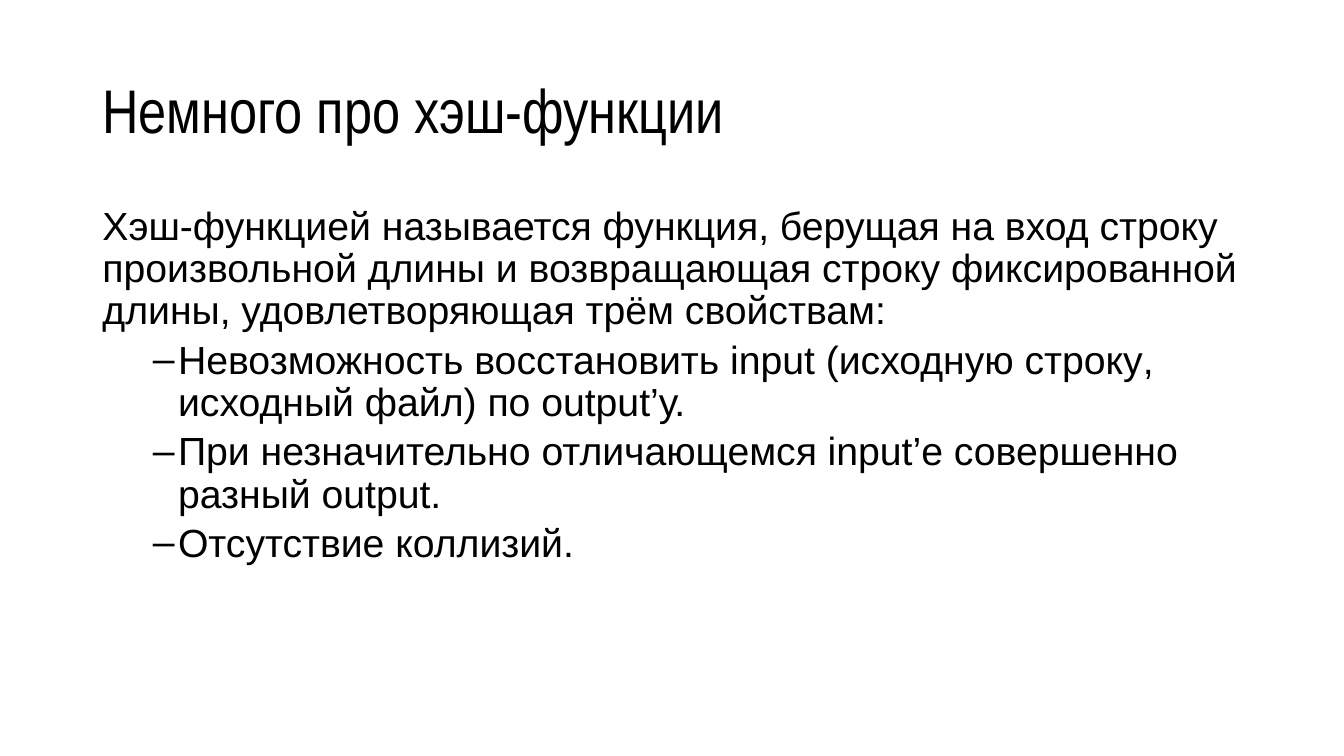
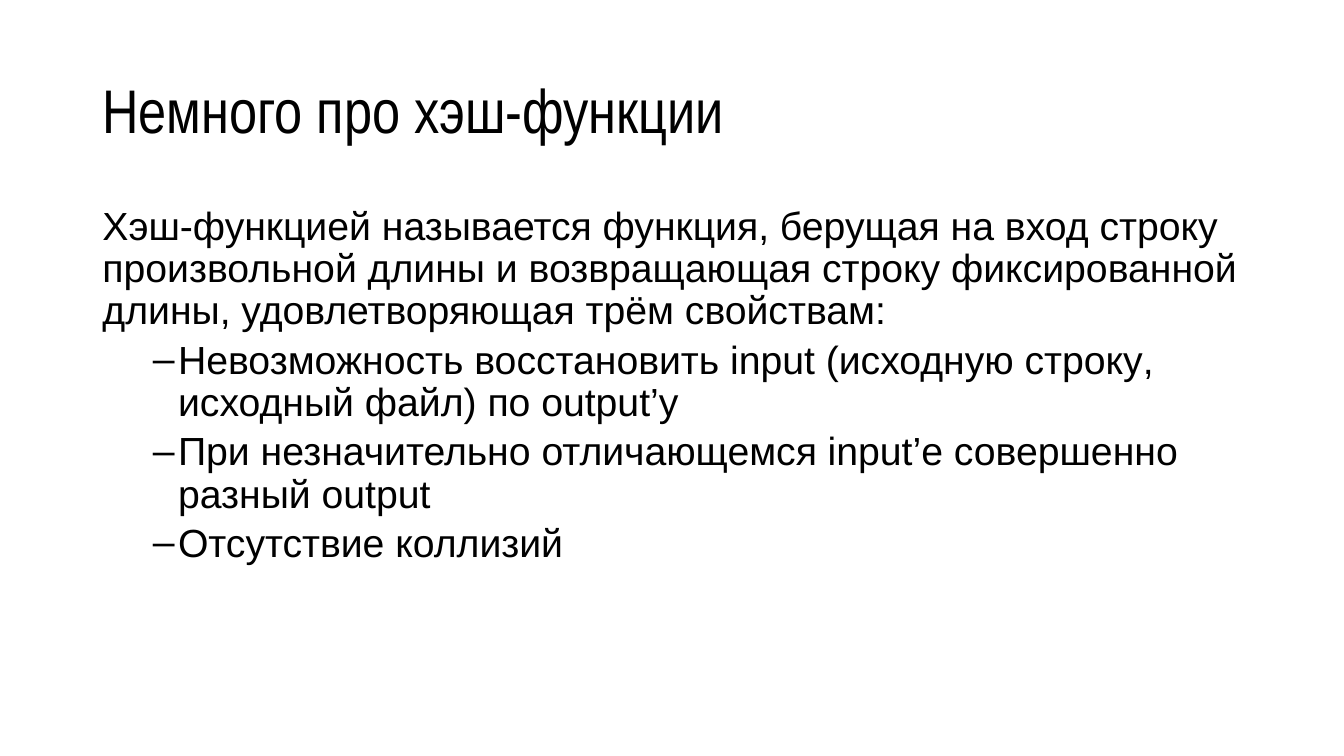
Before and after one commit to misteraverin/blockchain-materials, a slide deck: slide 30 of bittalk_max.pptx (slide 26 before the commit). Drawn at 1344x756 pixels with LibreOffice and Linux fonts; fonts in the diff are those of the drawing. Boxes give left, top, right and bottom in pixels: in the first picture for what was removed or moved away, otherwise in the second. Text is boxed around its words. In the diff, an @@ line names an element or a change of style, - is before the commit and + after.

```diff
--- a/bittalk_max.pptx
+++ b/bittalk_max.pptx
@@ text at box(178, 345, 1178, 565): text changed @@
-  – Невозможность восстановить input (исходную строку, исходный файл) по output’у.
-  – При незначительно отличающемся input’е совершенно разный output.
-  – Отсутствие коллизий.
+  – Невозможность восстановить input (исходную строку, исходный файл) по output’у
+  – При незначительно отличающемся input’е совершенно разный output
+  – Отсутствие коллизий
```
Also in this commit, not shown: 14 other slides changed, 19 slides added, 1 slide removed, 1 other file.
